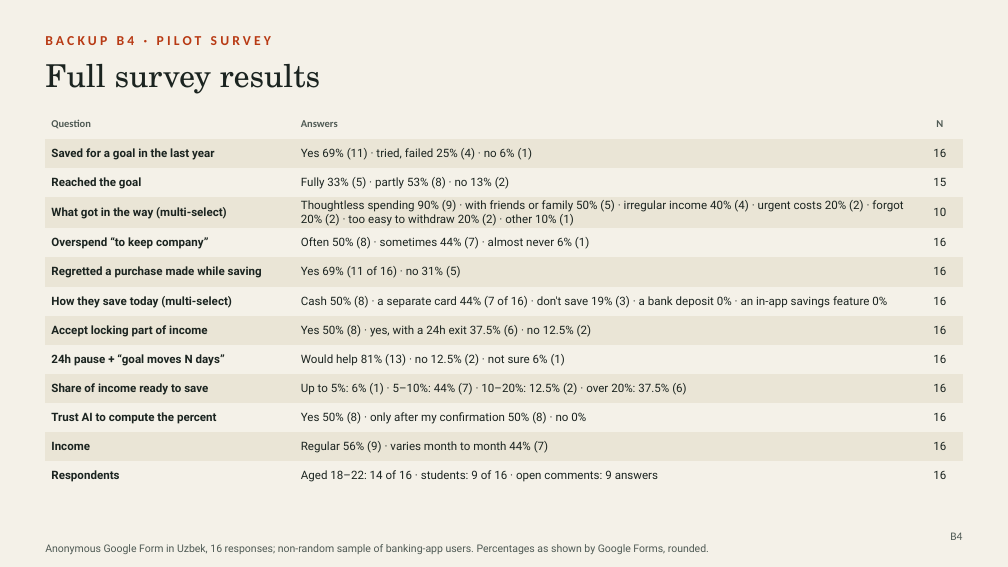
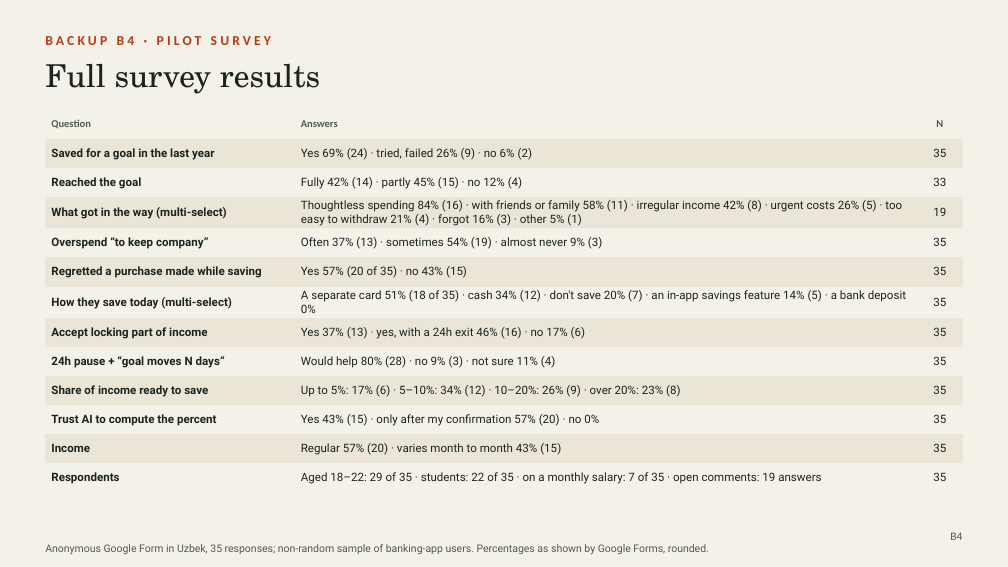
Before and after one commit to quixtorm/Goalie, a slide deck: slide 4 of pitch/Goalie_backup.pptx. Drawn at 1008x567 pixels with LibreOffice and Linux fonts; fonts in the diff are those of the drawing. Boxes give left, top, right and bottom in pixels: in the first picture for what was removed or moved away, otherwise in the second. Text is boxed around its words. In the diff, an @@ line names an element or a change of style, - is before the commit and + after.

```diff
--- a/pitch/Goalie_backup.pptx
+++ b/pitch/Goalie_backup.pptx
@@ table at box(45, 110, 963, 488) @@
-row 2, column 2: Yes 69% (11) · tried, failed 25% (4) · no 6% (1)
+row 2, column 2: Yes 69% (24) · tried, failed 26% (9) · no 6% (2)
-row 2, column 3: 16
+row 2, column 3: 35
-row 3, column 2: Fully 33% (5) · partly 53% (8) · no 13% (2)
+row 3, column 2: Fully 42% (14) · partly 45% (15) · no 12% (4)
-row 3, column 3: 15
+row 3, column 3: 33
-row 4, column 2: Thoughtless spending 90% (9) · with friends or family 50% (5) · irregular income 40% (4) · urgent costs 20% (2) · forgot 20% (2) · too easy to withdraw 20% (2) · other 10% (1)
+row 4, column 2: Thoughtless spending 84% (16) · with friends or family 58% (11) · irregular income 42% (8) · urgent costs 26% (5) · too easy to withdraw 21% (4) · forgot 16% (3) · other 5% (1)
-row 4, column 3: 10
+row 4, column 3: 19
-row 5, column 2: Often 50% (8) · sometimes 44% (7) · almost never 6% (1)
+row 5, column 2: Often 37% (13) · sometimes 54% (19) · almost never 9% (3)
-row 5, column 3: 16
+row 5, column 3: 35
-row 6, column 2: Yes 69% (11 of 16) · no 31% (5)
+row 6, column 2: Yes 57% (20 of 35) · no 43% (15)
-row 6, column 3: 16
+row 6, column 3: 35
-row 7, column 2: Cash 50% (8) · a separate card 44% (7 of 16) · don't save 19% (3) · a bank deposit 0% · an in-app savings feature 0%
+row 7, column 2: A separate card 51% (18 of 35) · cash 34% (12) · don't save 20% (7) · an in-app savings feature 14% (5) · a bank deposit 0%
-row 7, column 3: 16
+row 7, column 3: 35
-row 8, column 2: Yes 50% (8) · yes, with a 24h exit 37.5% (6) · no 12.5% (2)
+row 8, column 2: Yes 37% (13) · yes, with a 24h exit 46% (16) · no 17% (6)
-row 8, column 3: 16
+row 8, column 3: 35
-row 9, column 2: Would help 81% (13) · no 12.5% (2) · not sure 6% (1)
+row 9, column 2: Would help 80% (28) · no 9% (3) · not sure 11% (4)
-row 9, column 3: 16
+row 9, column 3: 35
-row 10, column 2: Up to 5%: 6% (1) · 5–10%: 44% (7) · 10–20%: 12.5% (2) · over 20%: 37.5% (6)
+row 10, column 2: Up to 5%: 17% (6) · 5–10%: 34% (12) · 10–20%: 26% (9) · over 20%: 23% (8)
-row 10, column 3: 16
+row 10, column 3: 35
-row 11, column 2: Yes 50% (8) · only after my confirmation 50% (8) · no 0%
+row 11, column 2: Yes 43% (15) · only after my confirmation 57% (20) · no 0%
-row 11, column 3: 16
+row 11, column 3: 35
-row 12, column 2: Regular 56% (9) · varies month to month 44% (7)
+row 12, column 2: Regular 57% (20) · varies month to month 43% (15)
-row 12, column 3: 16
+row 12, column 3: 35
-row 13, column 2: Aged 18–22: 14 of 16 · students: 9 of 16 · open comments: 9 answers
+row 13, column 2: Aged 18–22: 29 of 35 · students: 22 of 35 · on a monthly salary: 7 of 35 · open comments: 19 answers
-row 13, column 3: 16
+row 13, column 3: 35
@@ text at box(45, 544, 709, 554): text changed @@
-Anonymous Google Form in Uzbek, 16 responses; non-random sample of banking-app users. Percentages as shown by Google Forms, rounded.
+Anonymous Google Form in Uzbek, 35 responses; non-random sample of banking-app users. Percentages as shown by Google Forms, rounded.
```
Also in this commit, not shown: 3 other slides changed, 4 other files.
